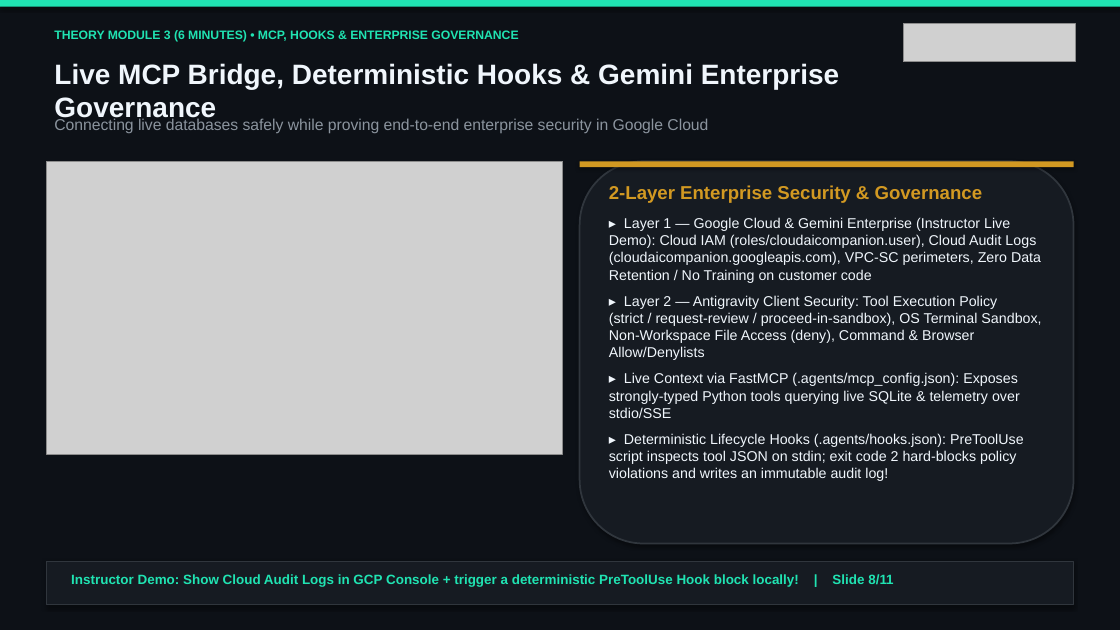
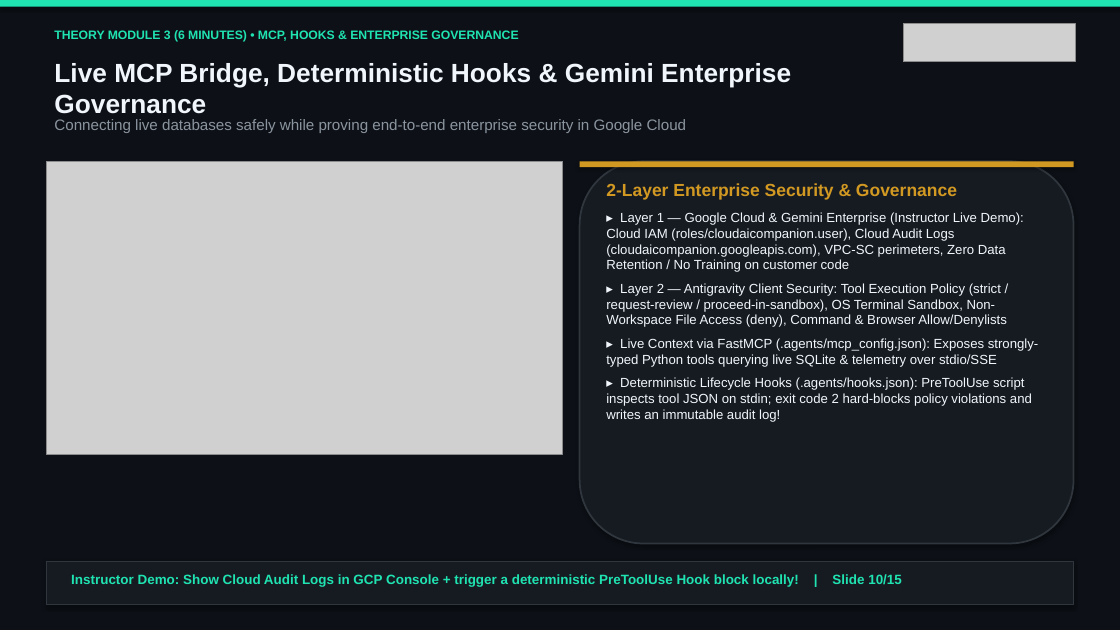
Before and after one commit to tryolabs/antigravity-workshop-retail, a slide deck: slide 10 of slides/antigravity_retail_workshop_en.pptx (slide 8 before the commit). Drawn at 1120x630 pixels with LibreOffice and Linux fonts; fonts in the diff are those of the drawing; grey boxes stand for pictures. Boxes give left, top, right and bottom in pixels: in the first picture for what was removed or moved away, otherwise in the second. Text is boxed around its words. In the diff, an @@ line names an element or a change of style, - is before the commit and + after.

```diff
--- a/slides/antigravity_retail_workshop_en.pptx
+++ b/slides/antigravity_retail_workshop_en.pptx
@@ text "Live MCP Bridge, Deterministic Hooks ..." at [54,63,791,114]: size 24 to 22.5 pt @@
@@ text "Connecting live databases safely while ..." at [54,119,687,133]: size 13.5 to 13 pt @@
@@ text "2-Layer Enterprise Security & Governance" at [606,183,1038,422]: size 16 to 15 pt in "2-Layer Enterprise Security & Governance"; size 12.2 to 11.3 pt; less space between paragraphs @@
@@ text at [71,574,902,587]: text changed @@
-Instructor Demo: Show Cloud Audit Logs in GCP Console + trigger a deterministic PreToolUse Hook block locally! | Slide 8/11
+Instructor Demo: Show Cloud Audit Logs in GCP Console + trigger a deterministic PreToolUse Hook block locally! | Slide 10/15
```
Also in this commit, not shown: 10 other slides changed, 4 slides added, 35 other files.
